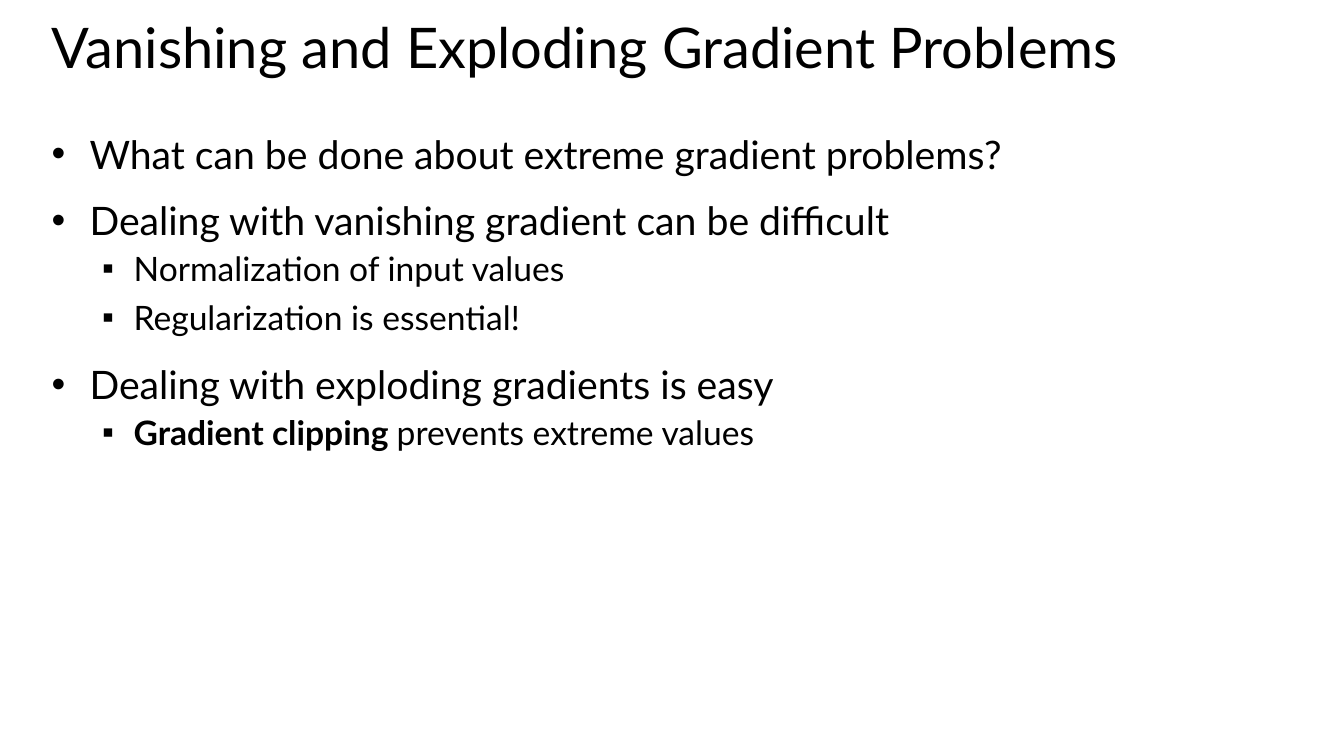
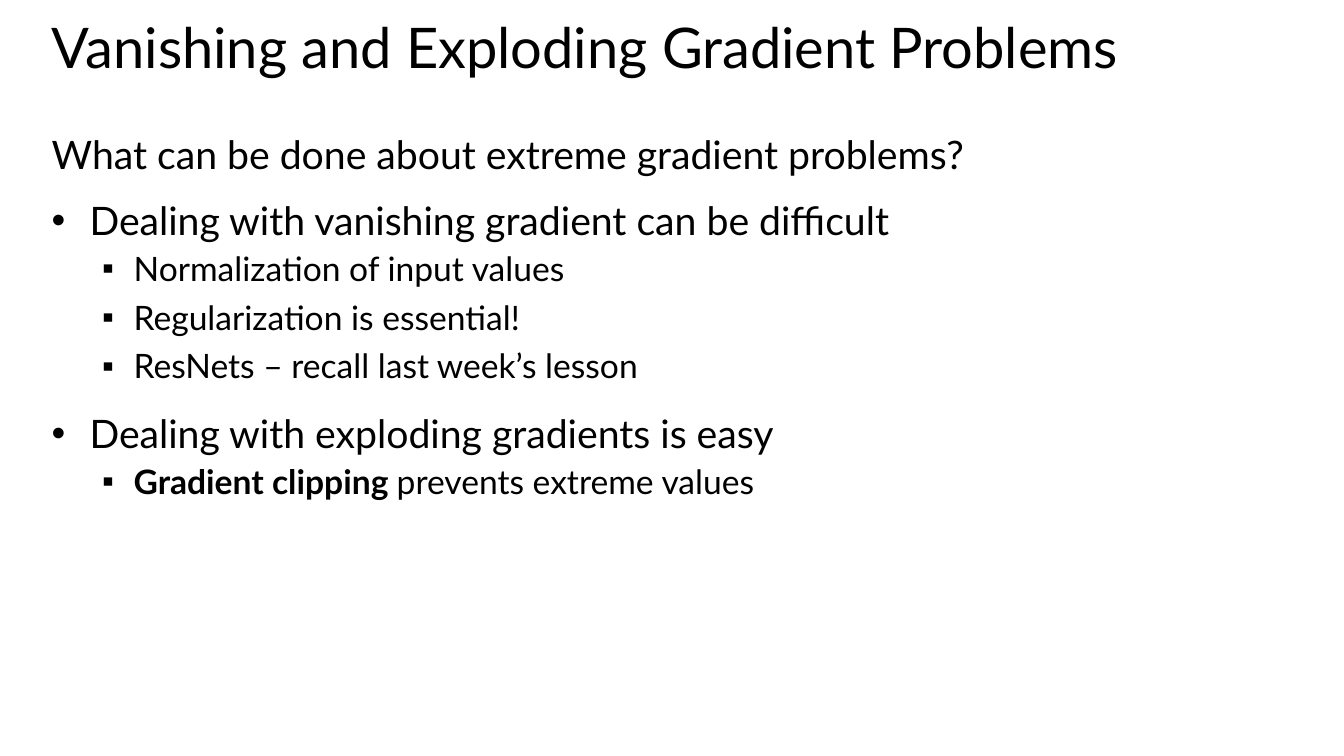
Before and after one commit to StephenElston/CSCI-E25, a slide deck: slide 24 of Slides/7_RegularizationAndOptimization.pptx. Drawn at 1344x756 pixels with LibreOffice and Linux fonts; fonts in the diff are those of the drawing. Boxes give left, top, right and bottom in pixels: in the first picture for what was removed or moved away, otherwise in the second. Text is boxed around its words. In the diff, an @@ line names an element or a change of style, - is before the commit and + after.

```diff
--- a/Slides/7_RegularizationAndOptimization.pptx
+++ b/Slides/7_RegularizationAndOptimization.pptx
@@ text at (52, 140, 964, 176): bullet • to none @@
@@ text at (134, 352, 638, 379): paragraph added @@
+  ▪ ResNets – recall last week’s lesson
```
Also in this commit, not shown: 11 other slides changed, 21 slides added.
